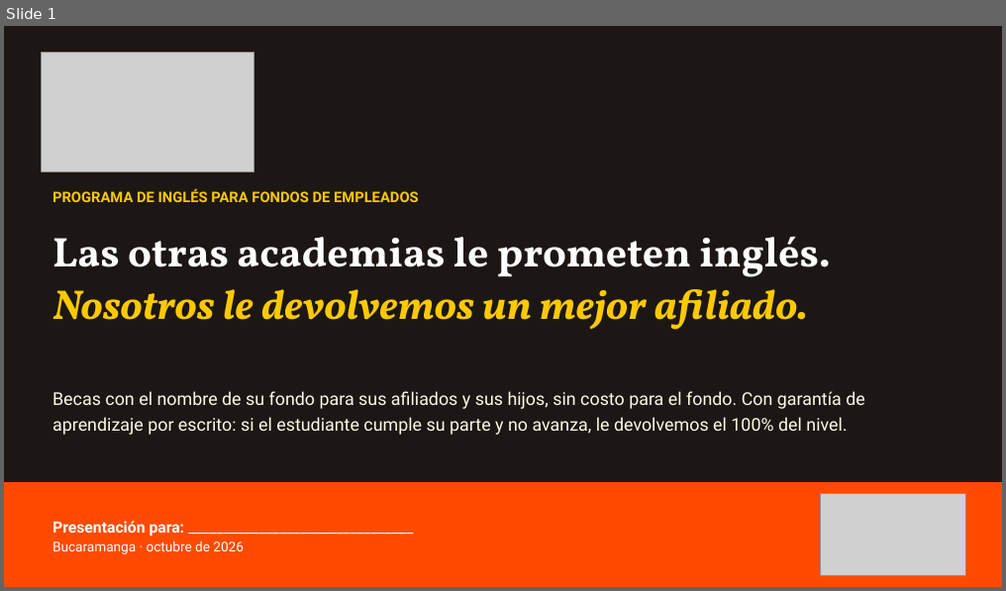
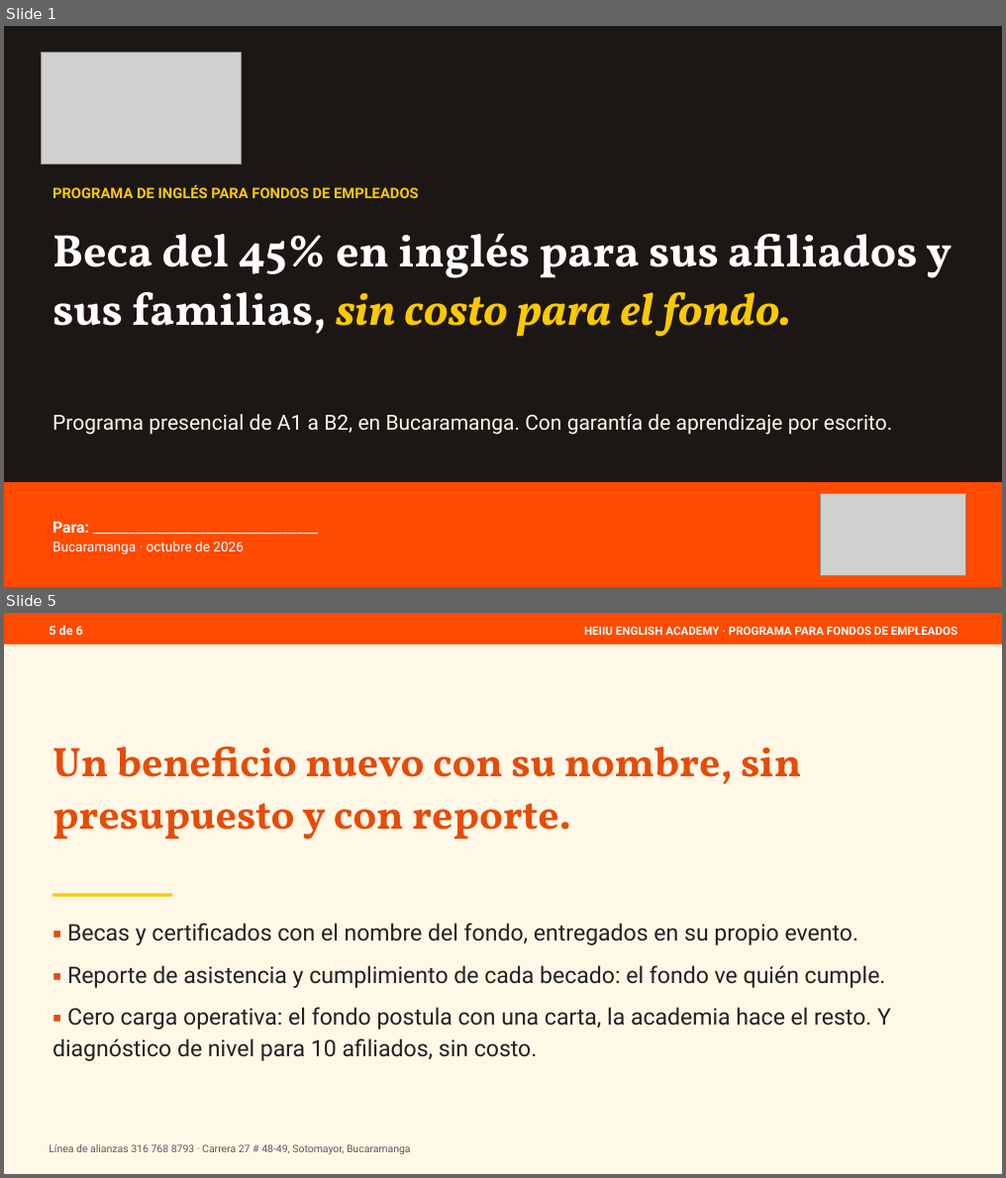
Before and after one commit to gomezrdiana/Plan-academico, a slide deck: recursos/comercial/B2B/PRESENTACION_FONDOS_EMPLEADOS_HEIIU.pptx. Shown one above the other, each under a label of ours: slide 1 before the commit, slides 1 and 5 after it; the slides between them are not shown. The pictures are 1006x591 and 1006x1178 pixels, drawn with LibreOffice and Linux fonts; fonts in the diff are those of the drawing; grey boxes stand for pictures. Boxes give left, top, right and bottom in pixels: in the first picture for what was removed or moved away, otherwise in the second. Text is boxed around its words. In the diff, an @@ line names an element or a change of style, - is before the commit and + after.

```diff
--- a/recursos/comercial/B2B/PRESENTACION_FONDOS_EMPLEADOS_HEIIU.pptx
+++ b/recursos/comercial/B2B/PRESENTACION_FONDOS_EMPLEADOS_HEIIU.pptx
@@ slide 5 added at box(4, 613, 1002, 1174), background #FFFFFF @@
@@ rectangle added at box(4, 613, 1002, 1174), fill #FFF8E7 @@
@@ rectangle added at box(4, 613, 1002, 645), fill #FF4A00 @@
@@ text added at box(49, 625, 83, 635), 12 pt, text #FFFFFF, bold @@
+5 de 6
@@ text added at box(584, 626, 957, 635), 11 pt, text #FFFFFF, bold @@
+HEIIU ENGLISH ACADEMY · PROGRAMA PARA FONDOS DE EMPLEADOS
@@ text added at box(53, 747, 801, 840), 40 pt, text #E54C09, bold @@
+Un beneficio nuevo con su nombre, sin presupuesto y con reporte.
@@ rectangle added at box(53, 894, 172, 897), fill #FBC900 @@
@@ text added at box(53, 923, 891, 1061), 22 pt, text #222222 @@
+▪ Becas y certificados con el nombre del fondo, entregados en su propio evento.
+▪ Reporte de asistencia y cumplimiento de cada becado: el fondo ve quién cumple.
+▪ Cero carga operativa: el fondo postula con una carta, la academia hace el resto. Y diagnóstico de nivel para 10 afiliados, sin costo.
@@ text added at box(49, 1145, 411, 1155), 10 pt, text #5A5A5A @@
+Línea de alianzas 316 768 8793 · Carrera 27 # 48-49, Sotomayor, Bucaramanga
@@ slide 1 changed as well @@
@@ picture: place and size @@
-picture at box(42, 52, 254, 172)
+picture at box(42, 52, 242, 165)
@@ text "PROGRAMA DE INGLÉS PARA FONDOS ...": place and size @@
-text "PROGRAMA DE INGLÉS PARA FONDOS ..." at box(53, 188, 419, 202)
+text "PROGRAMA DE INGLÉS PARA FONDOS ..." at box(53, 184, 419, 198)
@@ text at box(53, 233, 951, 337): text changed; size 40 to 44 pt; text colour #FBC900 to #FFFFFF; italic off @@
-Las otras academias le prometen inglés. Nosotros le devolvemos un mejor afiliado.
+Beca del 45% en inglés para sus afiliados y sus familias, sin costo para el fondo.
@@ text at box(53, 414, 892, 435): text changed; size 17 to 20 pt @@
-Becas con el nombre de su fondo para sus afiliados y sus hijos, sin costo para el fondo. Con garantía de aprendizaje por escrito: si el estudiante cumple su parte y no avanza, le devolvemos el 100% del nivel.
+Programa presencial de A1 a B2, en Bucaramanga. Con garantía de aprendizaje por escrito.
@@ text at box(53, 521, 89, 533): text changed @@
-Presentación para: ________________________________
+Para: ________________________________
```
Also in this commit, not shown: 1 other slide changed, 3 other slides added, 5 slides removed, 6 other files.
